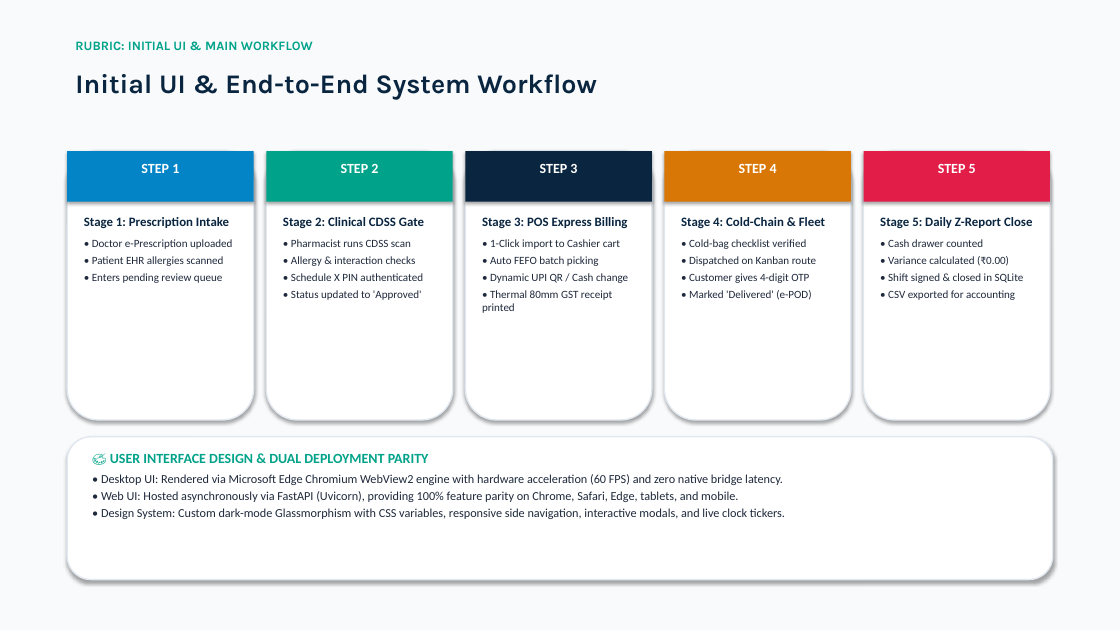
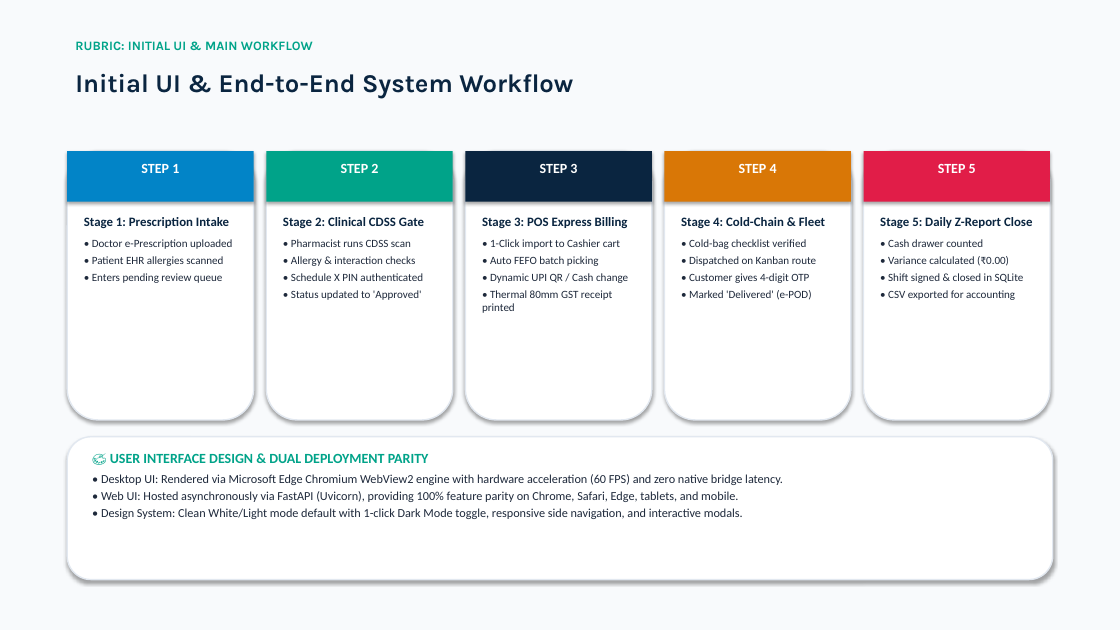
Before and after one commit to Piyush7251/Pharmacy_Management_System, a slide deck: slide 13 of AegisPharm_TQM_Presentation_Piyush_Bhatt.pptx (slide 10 before the commit). Drawn at 1120x630 pixels with LibreOffice and Linux fonts; fonts in the diff are those of the drawing. Boxes give left, top, right and bottom in pixels: in the first picture for what was removed or moved away, otherwise in the second. Text is boxed around its words. In the diff, an @@ line names an element or a change of style, - is before the commit and + after.

```diff
--- a/AegisPharm_TQM_Presentation_Piyush_Bhatt.pptx
+++ b/AegisPharm_TQM_Presentation_Piyush_Bhatt.pptx
@@ text "Initial UI & End-to-End System ..." at <box>75,73,573,98</box>: size 23 to 22 pt @@
@@ text at <box>101,508,743,519</box>: text changed @@
-• Design System: Custom dark-mode Glassmorphism with CSS variables, responsive side navigation, interactive modals, and live clock tickers.
+• Design System: Clean White/Light mode default with 1-click Dark Mode toggle, responsive side navigation, and interactive modals.
```
Also in this commit, not shown: 10 other slides changed, 6 slides added, 2 slides removed, 2 other files.
